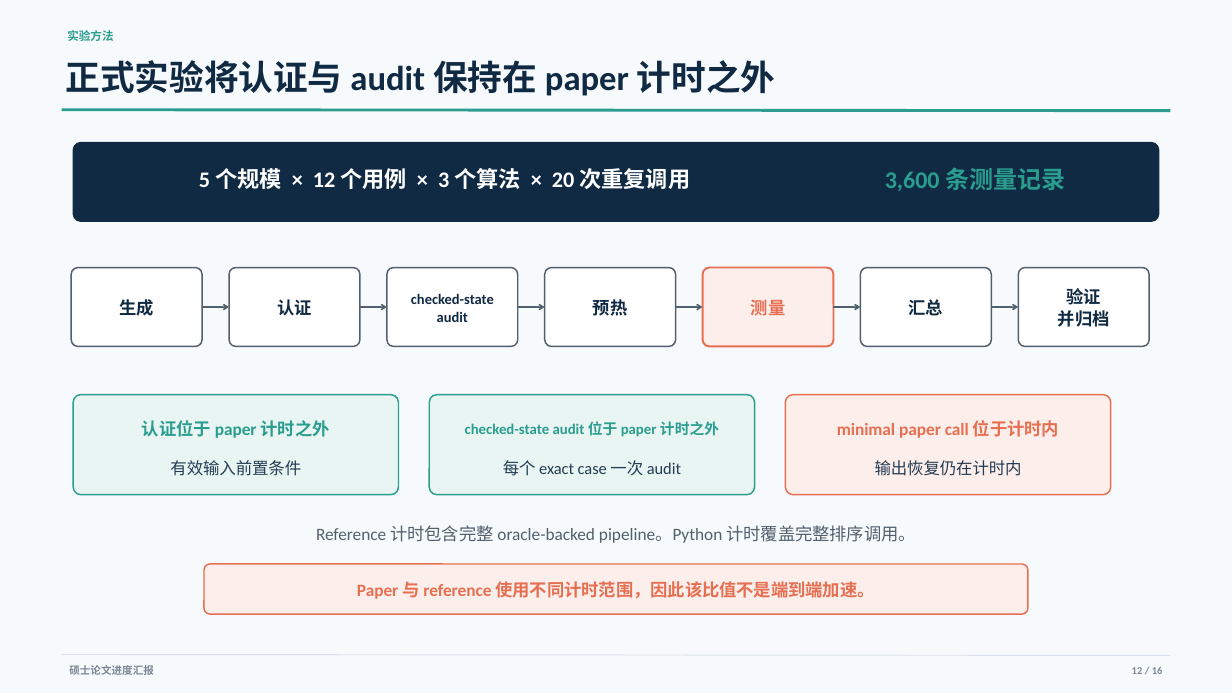
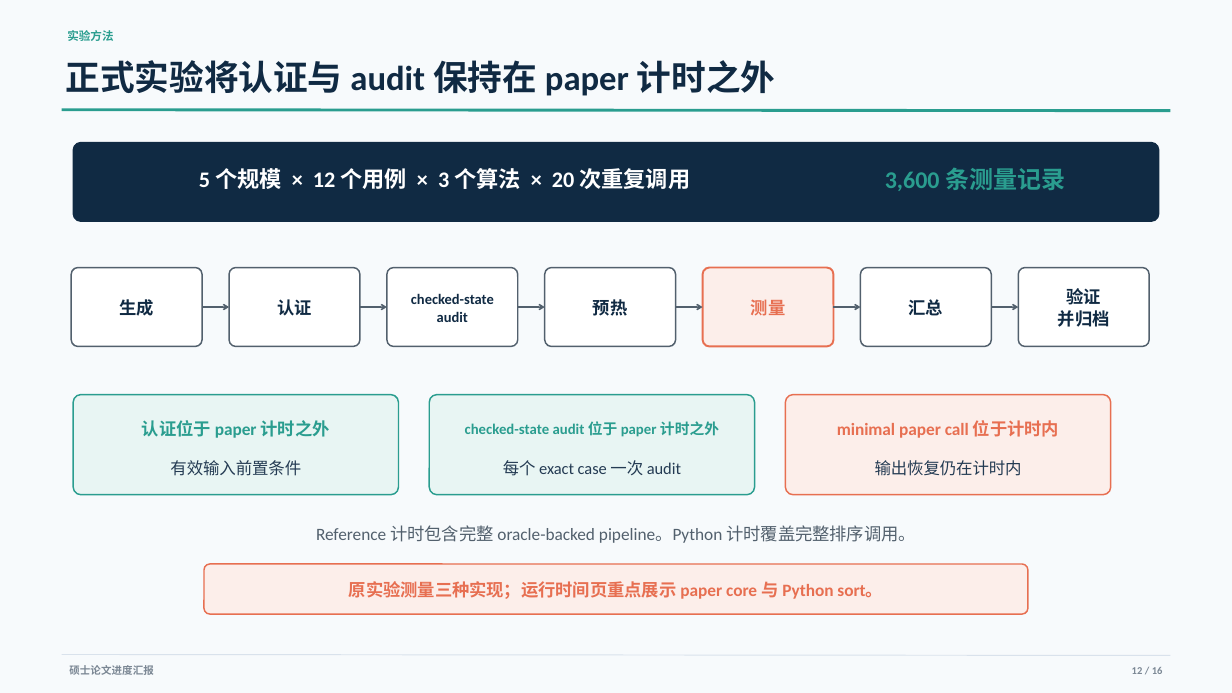
Before and after one commit to YixueWang983/jordan-sorting, a slide deck: slide 12 of presentations/progress_report/Jordan_Sorting_Progress_Report_ZH.pptx. Drawn at 1232x693 pixels with LibreOffice and Linux fonts; fonts in the diff are those of the drawing. Boxes give left, top, right and bottom in pixels: in the first picture for what was removed or moved away, otherwise in the second. Text is boxed around its words. In the diff, an @@ line names an element or a change of style, - is before the commit and + after.

```diff
--- a/presentations/progress_report/Jordan_Sorting_Progress_Report_ZH.pptx
+++ b/presentations/progress_report/Jordan_Sorting_Progress_Report_ZH.pptx
@@ text at bbox=[349, 581, 883, 599]: text changed @@
-Paper 与 reference 使用不同计时范围，因此该比值不是端到端加速。
+原实验测量三种实现；运行时间页重点展示 paper core 与 Python sort。
```
Also in this commit, not shown: 2 other slides changed, 5 slides removed, 7 other files.
